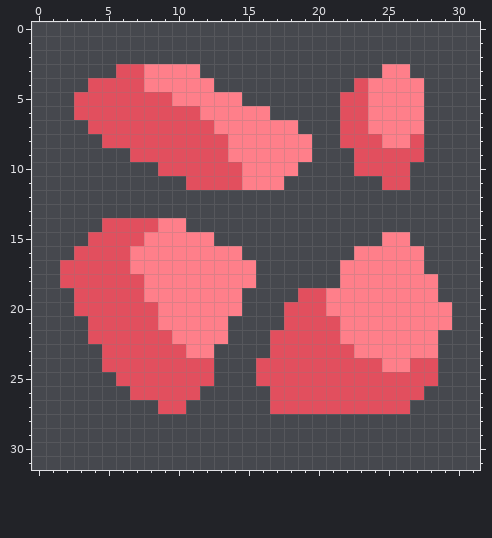
Pixel-art sprite, stored at mw/assets-raw/sprites/environment/aluminum3.png. Above: the version before the commit.
The file is 32x32 pixels.
Once edited:
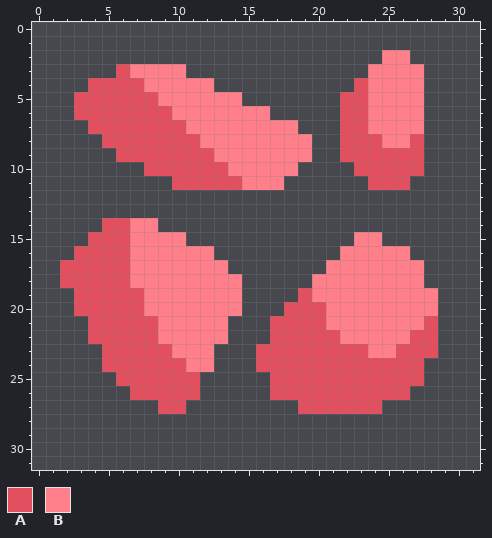
Palette (. is transparent): A #e24f5e  B #ff7f8a
Difference:
The author put colour A in row 9 at x 6 and 22; in row 10 at x 8 and 27; in row 11 at x 10 and 24; in row 21 at x 17; in row 23 at x 16.
Colour B becomes colour A in row 21 at x 28; in row 22 at x 27 to 28; in row 23 at x 23 and 26 to 28; in row 24 at x 25 to 26.
The author put colour B in row 2 at x 25 to 26; in row 3 at x 24 and 27; in row 15 at x 23 to 24; in row 16 at x 22; in row 17 at x 21; in row 18 at x 20 to 21.
Colour A becomes colour B in row 3 at x 7; in row 5 at x 9; in row 6 at x 10 to 11; in row 7 at x 11 to 12; in row 8 at x 12 to 13; in row 9 at x 13.
Colour A becomes colour B in row 10 at x 14; in row 14 at x 7 to 8; in row 15 at x 7; in row 18 at x 7; in row 19 at x 20; in row 20 at x 8.
Colour A becomes colour B in row 21 at x 21; in row 22 at x 9; in row 23 at x 10; in row 24 at x 11 to 12.
Colour A is gone in row 24 at x 28; in row 25 at x 12, 16 and 28; in row 26 at x 27; in row 27 at x 17 to 18 and 25 to 26.
Colour B is gone in row 3 at x 11; in row 14 at x 9 to 10; in row 15 at x 11 to 12 and 25 to 26; in row 16 at x 13 to 14 and 27; in row 17 at x 14 to 15; in row 18 at x 15 and 28.
Colour B is gone in rows 20 to 21 at x 29.
Changed places in both pictures, as pixel boxes (x1, y1, x2, y2):
changed: (116, 50, 452, 414)
